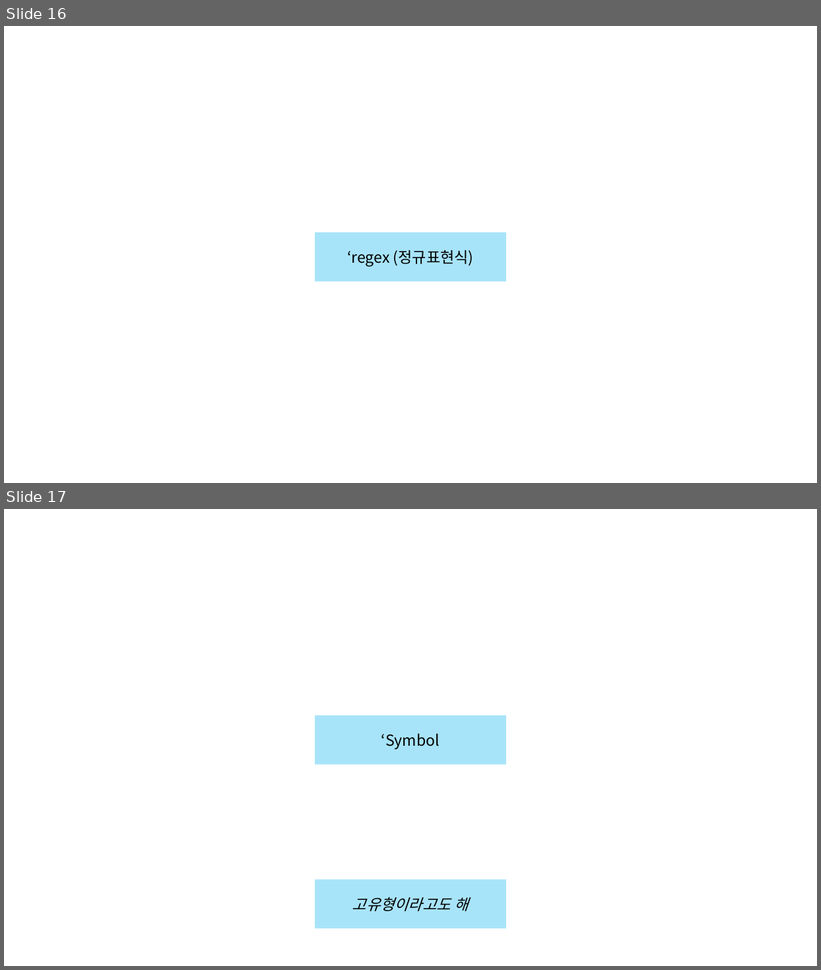
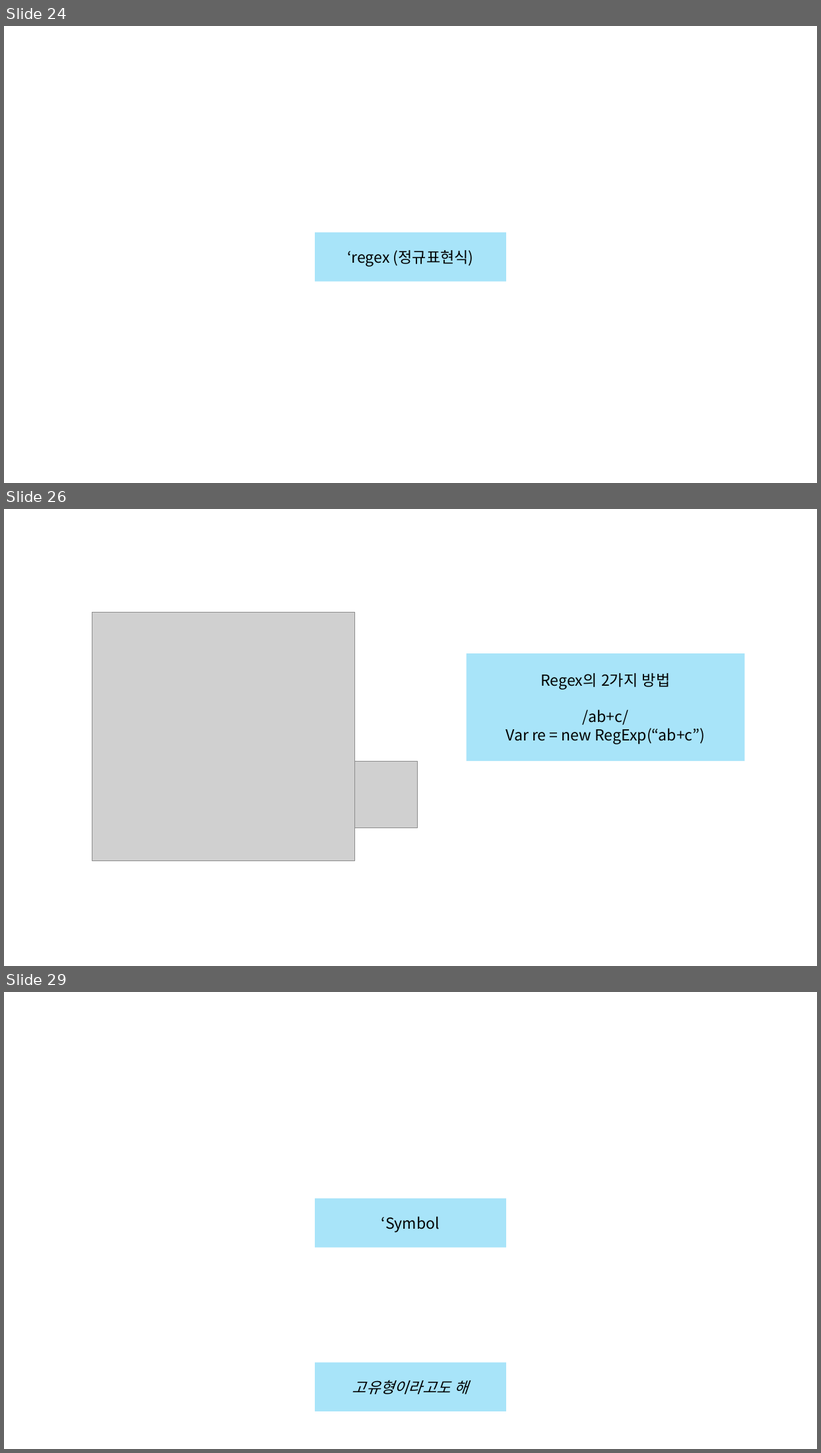
Before and after one commit to Linea89kr/classSIAT, a slide deck: 99. Lecture note in ppt/13. BOM2.pptx. Shown one above the other, each under a label of ours: slides 16 and 17 before the commit, slides 24, 26 and 29 after it; the slides between them are not shown. The pictures are 821x970 and 821x1453 pixels, drawn with LibreOffice and Linux fonts; fonts in the diff are those of the drawing; grey boxes stand for pictures. Boxes give left, top, right and bottom in pixels: in the first picture for what was removed or moved away, otherwise in the second. Text is boxed around its words. In the diff, an @@ line names an element or a change of style, - is before the commit and + after.

```diff
--- a/99. Lecture note in ppt/13. BOM2.pptx
+++ b/99. Lecture note in ppt/13. BOM2.pptx
@@ slide 26 added at box(4, 509, 817, 966), background #FFFFFF @@
@@ picture added at box(92, 613, 354, 861) @@
@@ rectangle added at box(467, 654, 745, 761), fill #00B0F0 at 34% opacity, 18 pt, text #000000 @@
+Regex의 2가지 방법
+/ab+c/
+Var re = new RegExp(“ab+c”)
@@ picture added at box(347, 762, 418, 828) @@
@@ what was slide 16 is now slide 24 @@
@@ what was slide 17 is now slide 29 @@
```
Also in this commit, not shown: 12 other slides added, 1 slide removed, 6 other files.
